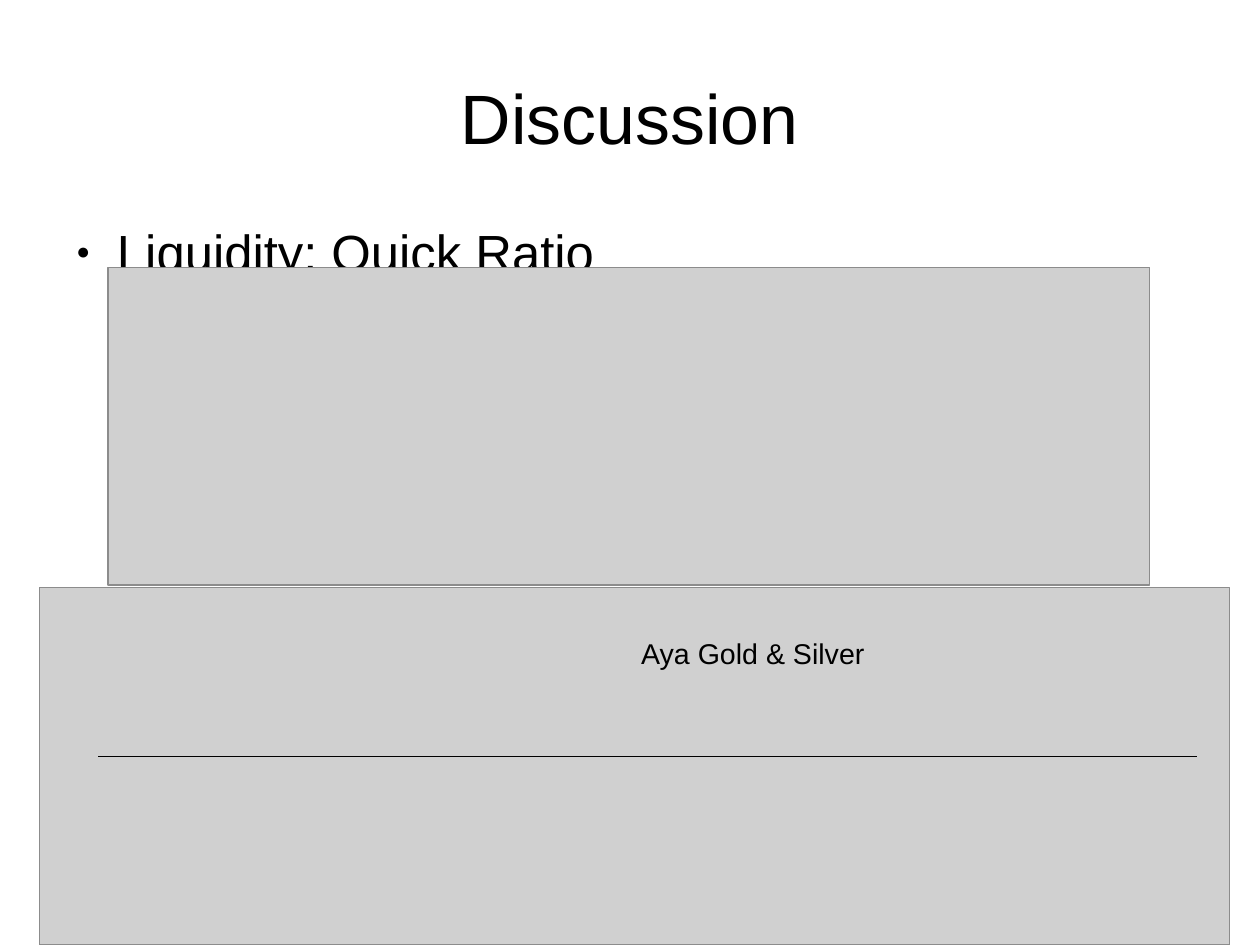
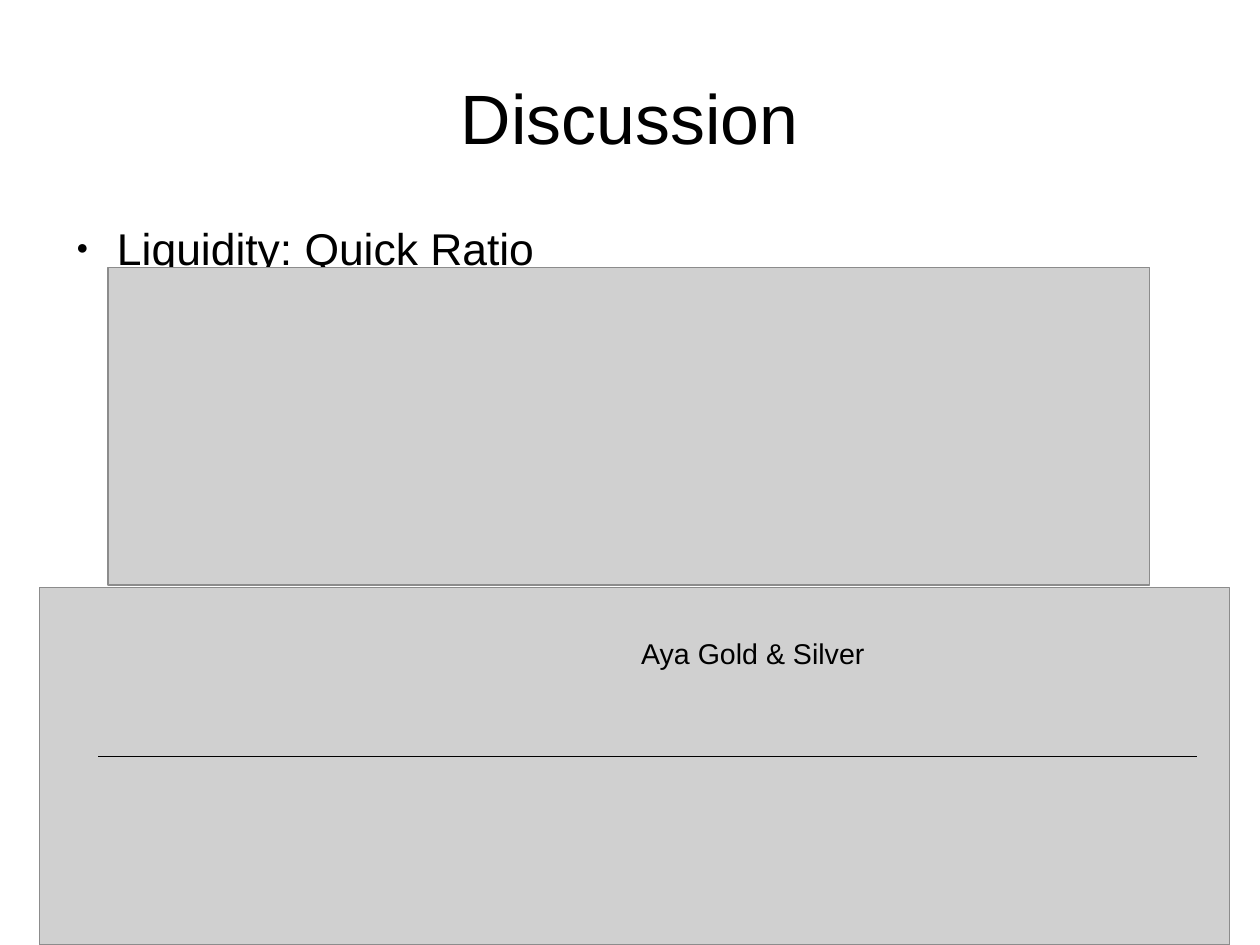
Before and after one commit to AlexR44/Quantitative-Fundamental-Analysis, a slide deck: slide 13 of Presentation.odp. Drawn at 1260x945 pixels with LibreOffice and Linux fonts; fonts in the diff are those of the drawing; grey boxes stand for pictures. Boxes give left, top, right and bottom in pixels: in the first picture for what was removed or moved away, otherwise in the second. Text is boxed around its words. In the diff, an @@ line names an element or a change of style, - is before the commit and + after.

```diff
--- a/Presentation.odp
+++ b/Presentation.odp
@@ text "Liquidity: Quick Ratio" at [117, 232, 534, 274]: size 32 to 28 pt @@
```
Also in this commit, not shown: 3 other slides changed, 1 slide added, 6 other files.
